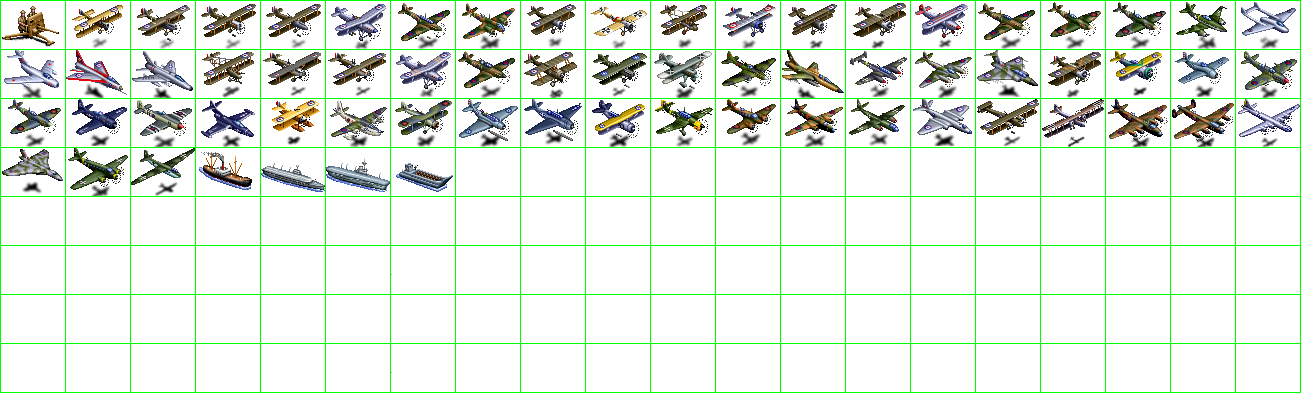
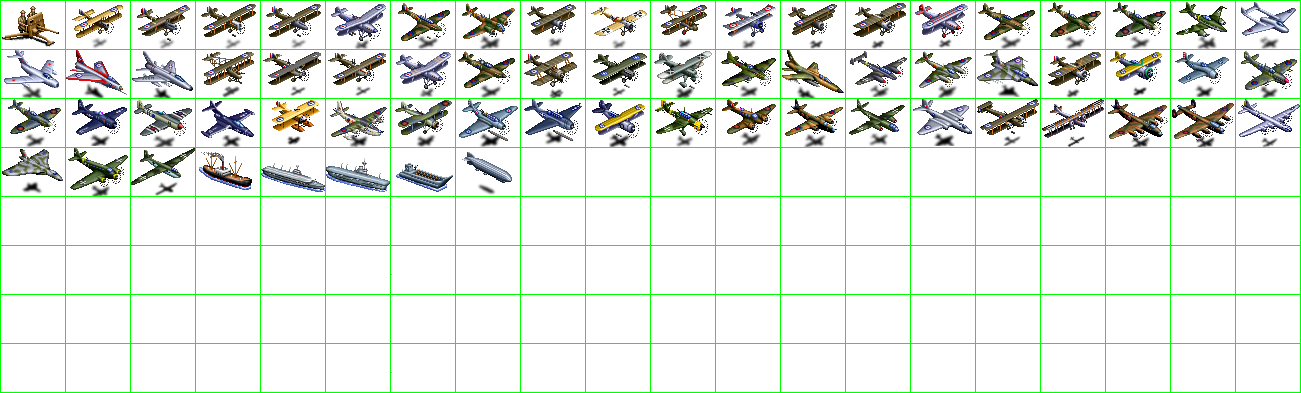
Before/after of a (1301, 393) layered artwork. What changed in the layer stack:
painted on "units" over [462, 152, 512, 196]
